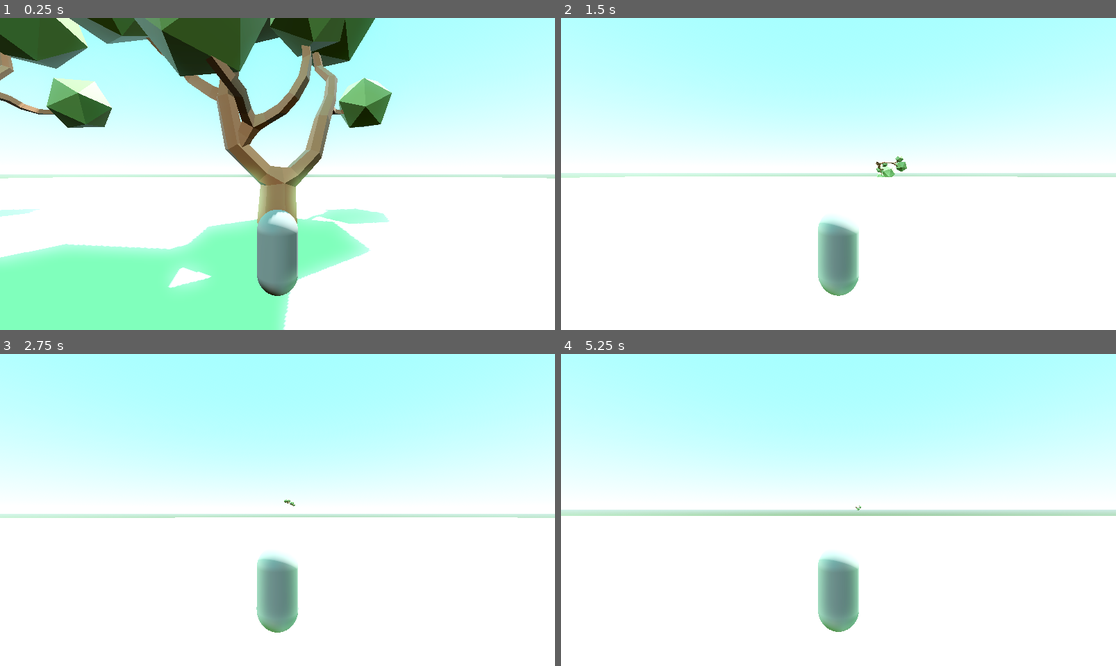
Above: before the commit, frames 1-4 (two rows, left to right).
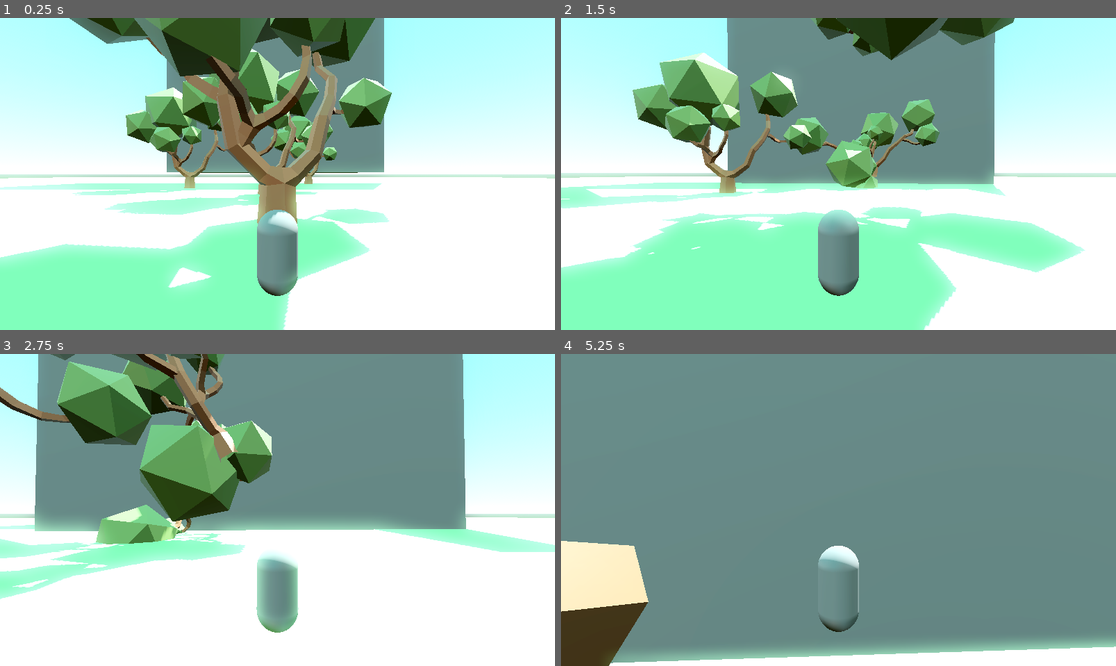
Above: after the commit, the same moments.

Repository: KrukDallan/Godot-test-game
Game: Godot game, scene res://node_3d.tscn
Two runs of this game, one before a commit and one after it. Both use one fixed random seed, a clock stepped at 60 frames per second and the inputs below.
Inputs (mouse positions are in pixels of both pictures, inside the frame that each line leads up to):
- Up to frame 1 (0.25 s): no input
- Up to frame 2 (1.5 s): move the mouse to (866, 174) at 0.52 s; hold Up (ui_up) from 0.53 s (still down); move the mouse to (810, 174) at 1.27 s
- Up to frame 3 (2.75 s): keep holding Up (ui_up); move the mouse to (288, 503) at 2.02 s
- Up to frame 4 (5.25 s): keep holding Up (ui_up); move the mouse to (832, 516) at 2.77 s; move the mouse to (877, 513) at 3.52 s; move the mouse to (794, 506) at 4.27 s; move the mouse to (844, 510) at 5.02 s

The runs differ from the first frame. In frame 1, 17% of the frame differs, in the area x 0-70%, y 0-64%; in frame 2, 57%; in frame 3, 49%; in frame 4, 96%, in the area x 0-100%, y 0-100%.

Commit message:
minor edits

Diff:
--- a/character/character.tscn
+++ b/character/character.tscn
@@ -6,9 +6,6 @@
 
 [sub_resource type="ConvexPolygonShape3D" id="ConvexPolygonShape3D_deomx"]
 points = PackedVector3Array(-0.125207, -0.532801, -0.480507, 0.0227831, 0.47607, 0.498884, 0.169713, 0.559144, 0.464172 …(924 unchanged characters)…
-
-[sub_resource type="CapsuleShape3D" id="CapsuleShape3D_tpqye"]
-radius = 0.551233
 
 [node name="Player" type="RigidBody3D" groups=["Player"]]
 collision_layer = 4
@@ -35,10 +32,3 @@
 [node name="Camera3D" type="Camera3D" parent="TwistPivot/PitchPivot"]
 transform = Transform3D(1, -2.88221e-16, 3.43488e-16, 3.43488e-16, 0.984808, -0.173648, -2.88221e-16, 0.173648, 0.984808, 2.08165e-12, 2.08165e-12, 5)
 current = true
-
-[node name="Area3D" type="Area3D" parent="."]
-
-[node name="CollisionShape3D" type="CollisionShape3D" parent="Area3D"]
-shape = SubResource("CapsuleShape3D_tpqye")
-
-[connection signal="body_entered" from="." to="." method="_on_body_entered"]
--- a/node_3d.tscn
+++ b/node_3d.tscn
@@ -28,6 +28,12 @@
 [sub_resource type="ConcavePolygonShape3D" id="ConcavePolygonShape3D_m6if1"]
 data = PackedVector3Array(2.5, 0, 2.5, -2.5, 0, 2.5, 2.5, 0, -2.5, -2.5, 0, 2.5, -2.5, 0, -2.5, 2.5, 0, -2.5)
 
+[sub_resource type="BoxMesh" id="BoxMesh_05idi"]
+size = Vector3(100, 100, 100)
+
+[sub_resource type="ConvexPolygonShape3D" id="ConvexPolygonShape3D_wmyn4"]
+points = PackedVector3Array(-50, -49.9902, -49.9902, 50, 49.9902, 49.9902, 50, -49.9902, 49.9902, -50, 49.9902, 49.9902, 50, 49.9902, -49.9902, 50, -49.9902, -49.9902, -50, -49.9902, 49.9902, -50, 49.9902, -49.9902)
+
 [node name="Node3D" type="Node3D"]
 
 [node name="WorldEnvironment" type="WorldEnvironment" parent="."]
@@ -56,4 +62,24 @@
 transform = Transform3D(1, 0, 0, 0, 1, 0, 0, 0, 1, 2.08165e-12, 2.08165e-12, -10)
 
 [node name="Tree2" parent="." instance=ExtResource("2_k2yma")]
-transform = Transform3D(1, 0, 0, 0, 1, 0, 0, 0, 1, -35, 0, -10)
+transform = Transform3D(1, 0, 0, 0, 1, 0, 0, 0, 1, -2.06095, 0, -32.0147)
+
+[node name="Tree3" parent="." instance=ExtResource("2_k2yma")]
+transform = Transform3D(0.999992, 0, -0.00397934, 0, 1, 0, 0.00397934, 0, 0.999992, 11.6162, 0, -71.1361)
+
+[node name="Tree4" parent="." instance=ExtResource("2_k2yma")]
+transform = Transform3D(1, 0, 0, 0, 1, 0, 0, 0, 1, -23.4012, 0, -49.2419)
+
+[node name="RigidBody3D" type="RigidBody3D" parent="."]
+transform = Transform3D(1, 0, 0, 0, 1, 0, 0, 0, 1, -1, 55, -208)
+collision_layer = 2
+collision_mask = 3
+mass = 50.0
+
+[node name="MeshInstance3D" type="MeshInstance3D" parent="RigidBody3D"]
+transform = Transform3D(1, 0, 0, 0, 1, 0, 0, 0, 1, 0, 0, 69.6018)
+mesh = SubResource("BoxMesh_05idi")
+
+[node name="CollisionShape3D" type="CollisionShape3D" parent="RigidBody3D"]
+transform = Transform3D(1, 0, 0, 0, 1, 0, 0, 0, 1, 0, 0, 69.6018)
+shape = SubResource("ConvexPolygonShape3D_wmyn4")
--- a/world/plains/environment/trees/low_poly_tree/tree.tscn
+++ b/world/plains/environment/trees/low_poly_tree/tree.tscn
@@ -10,7 +10,7 @@
 
 [node name="RigidBody3D" parent="." groups=["Tree"] instance=ExtResource("1_j2fyf")]
 collision_layer = 2
-collision_mask = 5
+collision_mask = 7
 script = ExtResource("1_rmn2j")
 
 [node name="CollisionShape3D" type="CollisionShape3D" parent="RigidBody3D"]
Not shown: 1 places in character/character.tscn that only renumber resources
Not shown: 1 places in node_3d.tscn that only renumber resources
